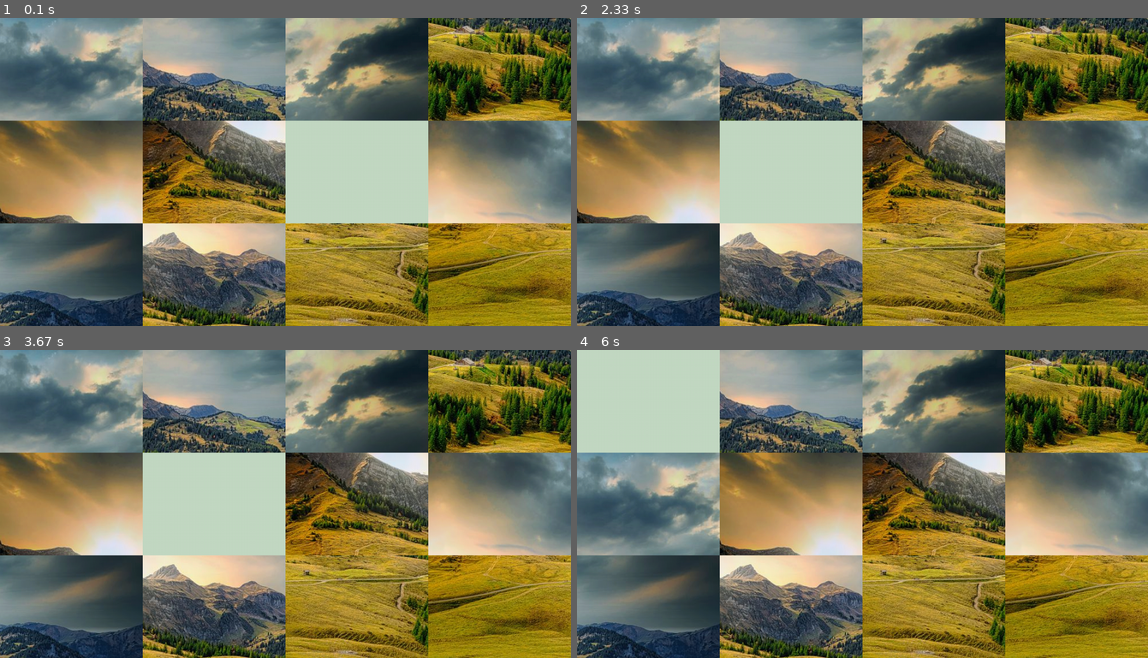
Above: before the commit, frames 1-4 (two rows, left to right).
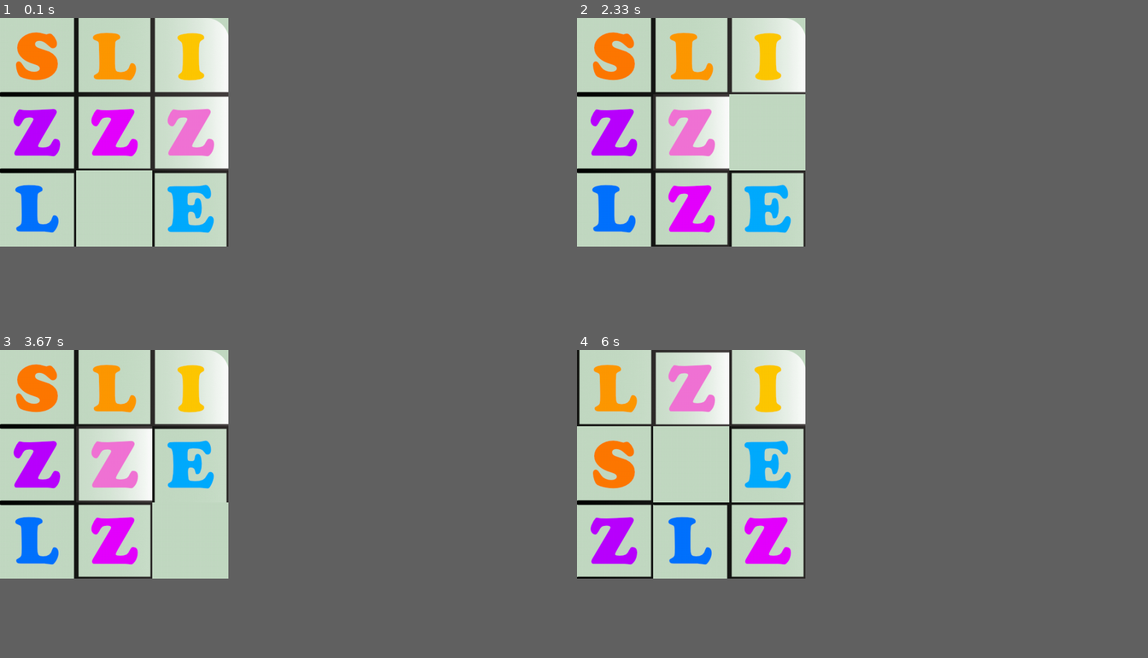
Above: after the commit, the same moments.

Repository: gitfoehn/slizzzle
Game: pygame game, started from main.py
Same seed, same stepped clock (60 frames per second), same inputs: the game is played once before the commit and once after it.
Inputs (mouse positions are in pixels of both pictures, inside the frame that each line leads up to):
- Up to frame 1 (0.1 s): no input
- Up to frame 2 (2.33 s): click (691, 131) at 0.38 s; click (634, 135) at 0.72 s; click (719, 153) at 1.05 s; click (696, 54) at 1.38 s; click (696, 156) at 1.72 s; click (748, 168) at 2.05 s
- Up to frame 3 (3.67 s): click (194, 522) at 2.38 s; click (199, 445) at 2.72 s; click (194, 510) at 3.05 s
- Up to frame 4 (6 s): click (656, 531) at 4.22 s; click (622, 550) at 4.58 s; click (645, 482) at 4.88 s; click (634, 402) at 5.22 s; click (679, 396) at 5.55 s; click (708, 427) at 5.88 s
The window is 900x485 before the commit and 360x360 after it. Grey fills any space a smaller window leaves; there, only what the larger window draws over its background counts as a difference.

The runs differ from the first frame. In frame 1, 91% of the frame differs, in the area x 0-100%, y 0-100%; in frame 2, 93%; in frame 3, 92%; in frame 4, 86%.

Commit message:
Fix shuffle function
Creates only possible puzzles

Diff:
--- a/slizzle/model/slizzle_grid.py
+++ b/slizzle/model/slizzle_grid.py
@@ -1,3 +1,5 @@
+import random
+
 from slizzle.model.slizzle_tile import SlizzleTile
 
 
@@ -22,19 +24,27 @@
         return grid
 
     def try_swap(self, cell_pos: (int, int)) -> bool:
-        empty_cell = None
+        """ Checks if clicked cell is neighbour with empty cell (tile)
+
+        Checks in every direction if a neighbouring cell is invisible.
+        If a neighbouring cell is invisible the clicked cell and invisible cell are swapped using swap() Method.
+        Else returnn false.
+        """
+        x_cord = cell_pos[0]
+        y_cord = cell_pos[1]
+
         # up
-        if cell_pos[1] > 0 and not self.grid[cell_pos[0]][cell_pos[1]-1].is_visible:
-            empty_cell = tuple((cell_pos[0], cell_pos[1]-1))
+        if y_cord > 0 and not self.grid[x_cord][y_cord - 1].is_visible:
+            empty_cell = tuple((x_cord, y_cord - 1))
         # right
-        elif cell_pos[0] < self.width - 1 and not self.grid[cell_pos[0]+1][cell_pos[1]].is_visible:
-            empty_cell = tuple((cell_pos[0]+1, cell_pos[1]))
+        elif x_cord < self.width - 1 and not self.grid[x_cord + 1][y_cord].is_visible:
+            empty_cell = tuple((x_cord + 1, y_cord))
         # down
-        elif cell_pos[1] < self.height - 1 and not self.grid[cell_pos[0]][cell_pos[1]+1].is_visible:
-            empty_cell = tuple((cell_pos[0], cell_pos[1]+1))
+        elif y_cord < self.height - 1 and not self.grid[x_cord][y_cord + 1].is_visible:
+            empty_cell = tuple((x_cord, y_cord + 1))
         # left
-        elif cell_pos[0] > 0 and not self.grid[cell_pos[0]-1][cell_pos[1]].is_visible:
-            empty_cell = tuple((cell_pos[0]-1, cell_pos[1]))
+        elif x_cord > 0 and not self.grid[x_cord - 1][y_cord].is_visible:
+            empty_cell = tuple((x_cord - 1, y_cord))
 
         else:
             return False
@@ -56,3 +66,38 @@
                 if (w, h) != self.grid[w][h].position:
                     return False
         return True
+
+    def shuffle(self, swap_count: int) -> None:
+        """ Shuffles tiles. """
+        directions = 4
+        # get empty coordinates
+        empty_tile = self.find_empty_tile()
+        # while count
+        while swap_count > 0:
+            x_cord, y_cord = empty_tile
+            rand_direction = random.randrange(directions)
+            rand_tile = None
+
+            # up
+            if rand_direction == 0 and y_cord > 0:
+                rand_tile = (x_cord, y_cord - 1)
+            # right
+            elif rand_direction == 1 and x_cord < self.width - 1:
+                rand_tile = (x_cord + 1, y_cord)
+            # down
+            elif rand_direction == 2 and y_cord < self.height - 1:
+                rand_tile = (x_cord, y_cord + 1)
+            # left
+            elif rand_direction == 3 and x_cord > 0:
+                rand_tile = (x_cord - 1, y_cord)
+
+            if rand_tile is not None:
+                self.swap(rand_tile, empty_tile)
+                empty_tile = rand_tile
+                swap_count -= 1
+
+    def find_empty_tile(self) -> (int, int):
+        for h in range(self.height):
+            for w in range(self.width):
+                if not self.grid[h][w].is_visible:
+                    return tuple((h, w))
--- a/slizzle/model/slizzle_model.py
+++ b/slizzle/model/slizzle_model.py
@@ -1,4 +1,3 @@
-from random import shuffle
 from slizzle.model.slizzle_tile import SlizzleTile
 from slizzle.model.slizzle_grid import SlizzleGrid
 
@@ -17,16 +16,16 @@
         for tile in self.tiles:
             tile.is_visible = True
 
-    def shuffle_tiles(self) -> None:
-        shuffle(self.tiles)
-
     def start_game(self) -> None:
         self.hide_last_tile()
-        self.shuffle_tiles()
         self.grid = SlizzleGrid(self.width, self.height, self.tiles)
+        # TODO: Get from settings
+        self.grid.shuffle(1)
 
-    def grid_swap(self, clicked_cell_pos: (int, int)) -> bool:
-        return self.grid.try_swap(clicked_cell_pos)
+    def grid_swap(self, clicked_cell_pos: (int, int)) -> None:
+        self.grid.try_swap(clicked_cell_pos)
+        if self.grid.check_tiles():
+            print(f'Du geile Sau')
 
     def game_end(self) -> None:
         self.show_all_tiles()
--- a/slizzle/slizzle_controller.py
+++ b/slizzle/slizzle_controller.py
@@ -14,8 +14,8 @@
         self.image = None
         self.model = None
         self.view = None
-
-        self.puzzle_resolution = (4, 3)  # (width, height)
+        # TODO: Get puzzle_resolution rom settings
+        self.puzzle_resolution = (3, 3)  # (width, height)
 
     def load_image(self, image_url: str) -> None:
         self.image = Image.open(image_url)
@@ -46,7 +46,7 @@
         return tiles
 
     def start_game(self) -> None:
-        self.load_image('assets/bregenzerwald.jpg')
+        self.load_image('assets/logo/slizzle_logo_small.png')
         tiles = self.slice_image(self.puzzle_resolution)
 
         self.model = SlizzleModel(self.puzzle_resolution, tiles)
